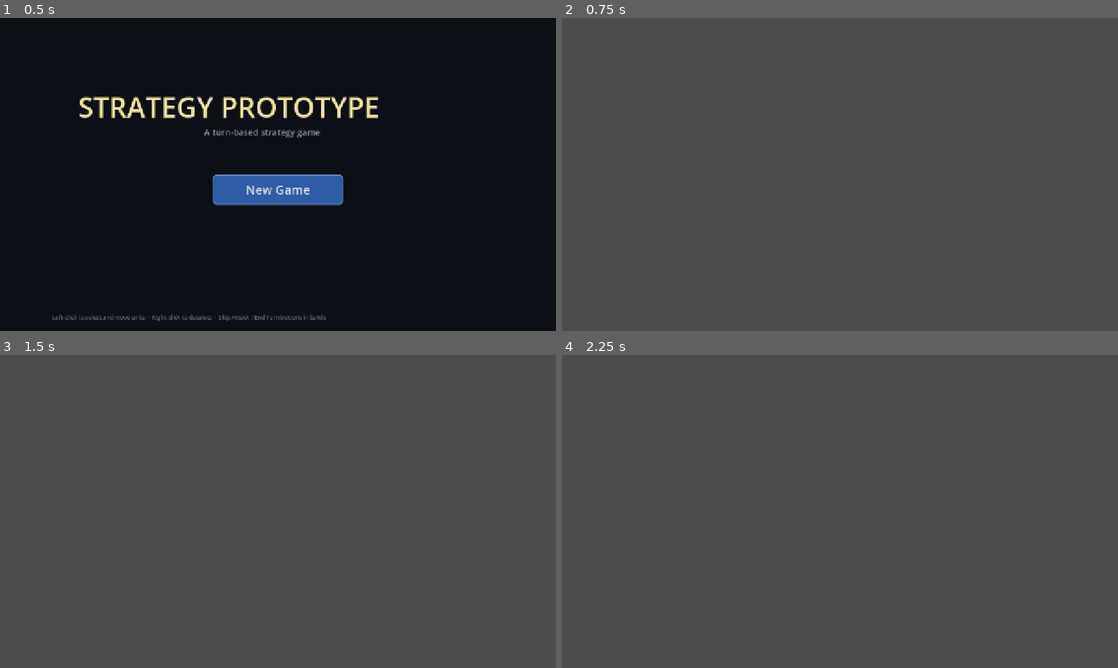
Above: before the commit, frames 1-4 (two rows, left to right).
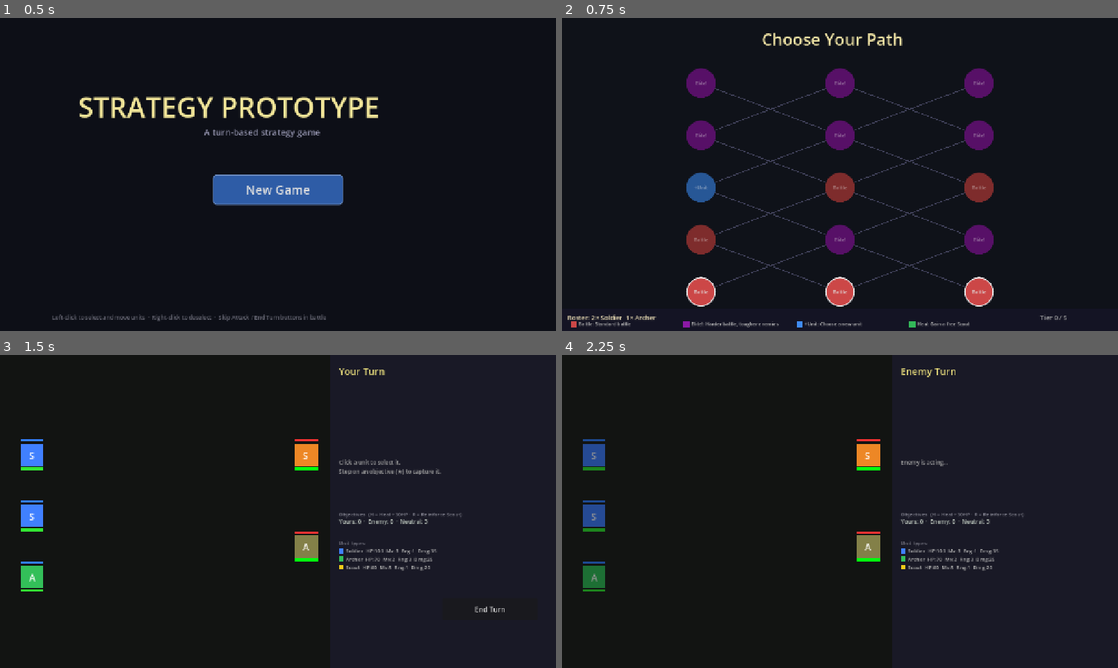
Above: after the commit, the same moments.

Repository: kabuumu/strategy-prototype
Game: Godot game, scene res://src/title/title.tscn
Same seed, same stepped clock (60 frames per second), same inputs: the game is played once before the commit and once after it.
Inputs (mouse positions are in pixels of both pictures, inside the frame that each line leads up to):
- Up to frame 1 (0.5 s): no input
- Up to frame 2 (0.75 s): click "New Game" at 0.5 s
- Up to frame 3 (1.5 s): click (139, 630) at 1.25 s, where only the run after the commit has a clickable "Battle"
- Up to frame 4 (2.25 s): click (1051, 608) at 2 s, where only the run after the commit has a clickable "End Turn"

Frame 1 is identical in both runs. In frame 2, 99% of the frame differs, in the area x 0-100%, y 0-100%; in frame 3, 100%; in frame 4, 100%.
Error before the commit: Parse Error: Cannot infer the type of "is_visited" variable because the value doesn't have a set type. (res://src/level_select/level_select.gd:147)

Commit message:
Fix type inference error on dictionary lookup in level_select
Co-authored-by: Copilot <223556219+Copilot@users.noreply.github.com>

Diff:
--- a/src/level_select/level_select.gd
+++ b/src/level_select/level_select.gd
@@ -144,7 +144,7 @@
 		var node_data: Dictionary = GameManager.map_data[tier][index]
 
 		var is_reachable := tier == cur_tier and index in reachable
-		var is_visited := node_data["visited"]
+		var is_visited: bool = node_data["visited"]
 		btn.disabled = not is_reachable
 
 		var base_color: Color = TYPE_COLORS.get(node_data["type"], Color.GRAY)
